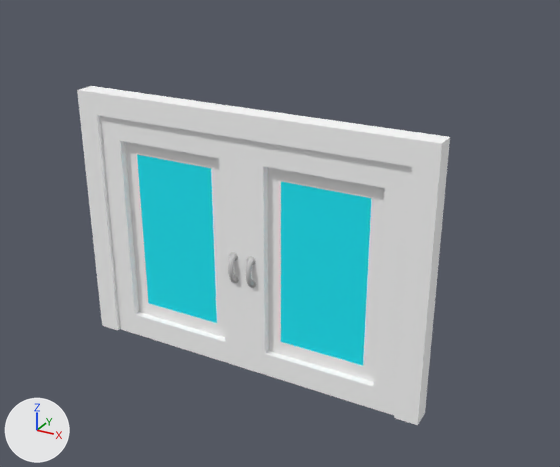
What one commit did to the FBX model Alpha_Whitebox/Assets/Environment/Geometry/lobbyDoubleDoor.FBX.
The view is the same before and after, from a 50 mm lens placed at (-21.64, -15.21, 5.46), pointed at (-25.61, -7.99, 1.85). Every picture has the same lights, and +X, +Y and +Z are marked at lower left. Where no turn or scale is listed for an object, it has been applied to the vertices. Vertices at the same position are counted once.

Script lines for the objects in view, before the commit:
```python
me_mesh = bpy.data.meshes.new('Mesh')
me_mesh.from_pydata(...)  # 320 vertices, 624 faces; spans x -4.28..0.28, y -0.1..0.21, z 0.0..3.28
# faces by material slot: [12, 352, 12, 8, 240]
me_mesh.materials.append(mat_material__12219)  # light grey #cacaca
me_mesh.materials.append(mat_material__12220)  # light grey #cacaca
me_mesh.materials.append(mat_material__12221)  # light grey #cacaca
me_mesh.materials.append(mat_basement)  # cyan #00f0ff
me_mesh.materials.append(mat_lobby)  # its picture is missing
ob_pivotdoor002 = bpy.data.objects.new('PivotDoor002', me_mesh)
ob_pivotdoor002.location = (-24.0, -8.19, 0.0)
```
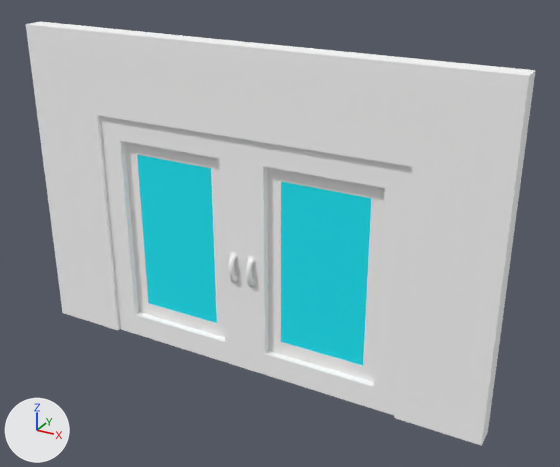
Where the newer file only moved an object's origin or applied its transform, the numbers keep the older frame.

What differs and where, as boxes [x1, y1, x2, y2] in the pictures (560 x 467 px; the box of a moved part takes in the faces that stretch with it):
'PivotDoor002', reshaped (36% wider, 25% taller): before [77, 86, 450, 425]; after [26, 22, 535, 446]
part 1 of me_mesh, moved or reshaped: before [77, 86, 450, 425]; after [26, 22, 535, 446]
part 2 of me_mesh, recoloured (grey to white): [228, 252, 256, 288] in both

Patch to the scene script:
```diff
--- a/Alpha_Whitebox/Assets/Environment/Geometry/lobbyDoubleDoor.FBX.py
+++ b/Alpha_Whitebox/Assets/Environment/Geometry/lobbyDoubleDoor.FBX.py
@@ me_mesh @@
 # used by ob_pivotdoor002; location = (-24.0, -8.19, 0.0)
-me_mesh.from_pydata(...)  # 320 vertices, 624 faces; spans x -4.28..0.28, y -0.1..0.21, z 0.0..3.28
-me_mesh.materials.append(mat_material__12219)  # light grey #cacaca
-me_mesh.materials.append(mat_material__12221)  # light grey #cacaca
+me_mesh.from_pydata(...)  # 330 vertices, 634 faces; spans x -5.0..1.0, y -0.1..0.21, z 0.0..4.0
+# me_mesh part 1
+# 6 vertices are removed from x -4.28..0.28, y -0.04..0.21, z 3.0..3.28
+# 24 faces are deleted
+# 3 vertices in x -4.28, y -0.04..0.21, z 0.0..3.0 move by (-0.72, 0.0, 0.0)
+# 3 vertices move from x -4.28..0.28, y -0.04..0.21, z 0.0..3.28 to x -5.0..1.0, y -0.04..0.21, z 0.0..4.0
+# 4 vertices are added at (-4.0, 0.21, 0.0), (-4.0, -0.04, 0.0), (-4.0, 0.21, 3.0), (-4.0, -0.04, 3.0)
+# 5 new vertices lie (0.0, 0.0, 3.0) away from vertices in x -4.28..0.28, y -0.04..0.21, z 0.0
+# 7 new vertices lie (0.0, 0.0, 1.0) away from vertices in x -5.0..1.0, y -0.04..0.21, z 3.0
+# 34 new faces join them, mat_lobby (its picture is missing)
+# me_mesh part 2: 352 faces spanning x -2.18..-1.82, y -0.1..0.01, z 1.17..1.58 switch from mat_material__12220 (light grey #cacaca) to mat_lobby (its picture is missing)
 me_mesh.materials.append(mat_basement)
```
